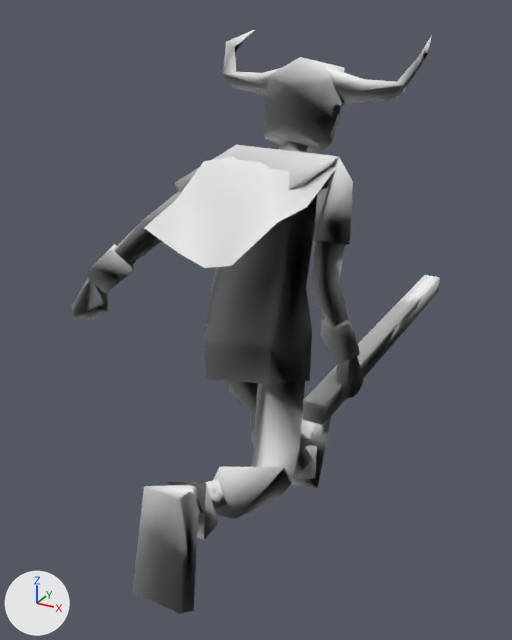
A saved change to the glTF model public/assets/goldens/ps2_save-icons_ico.glb.
Both versions are drawn from a 50 mm camera at (1.61, -3.16, 4.07) aimed at (-0.21, 0.14, 2.42). The lights are fixed; the arrows at lower left show +X, +Y and +Z. The older version comes first. Where no turn or scale is listed for an object, it has been applied to the vertices.

Names of what the first picture shows: 'boy_blk.ico'.
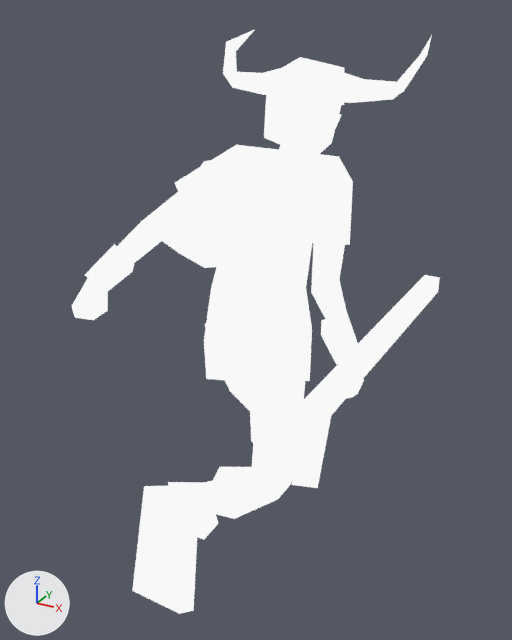
What differs and where, as boxes [x1, y1, x2, y2] in the pictures (512 x 640 px):
'boy_blk.ico', recoloured (lighter): [72, 30, 440, 614] in both

The change, as a list of edits to the scene's bpy script:
```text
Change mat_ps2_icon:
    remove # nodes: BsdfPrincipled, Mix, OutputMaterial, TexImage, VertexColor
    nodes: BsdfTransparent, Emission, LightPath, Mix, MixShader, OutputMaterial, TexImage, VertexColor
```
